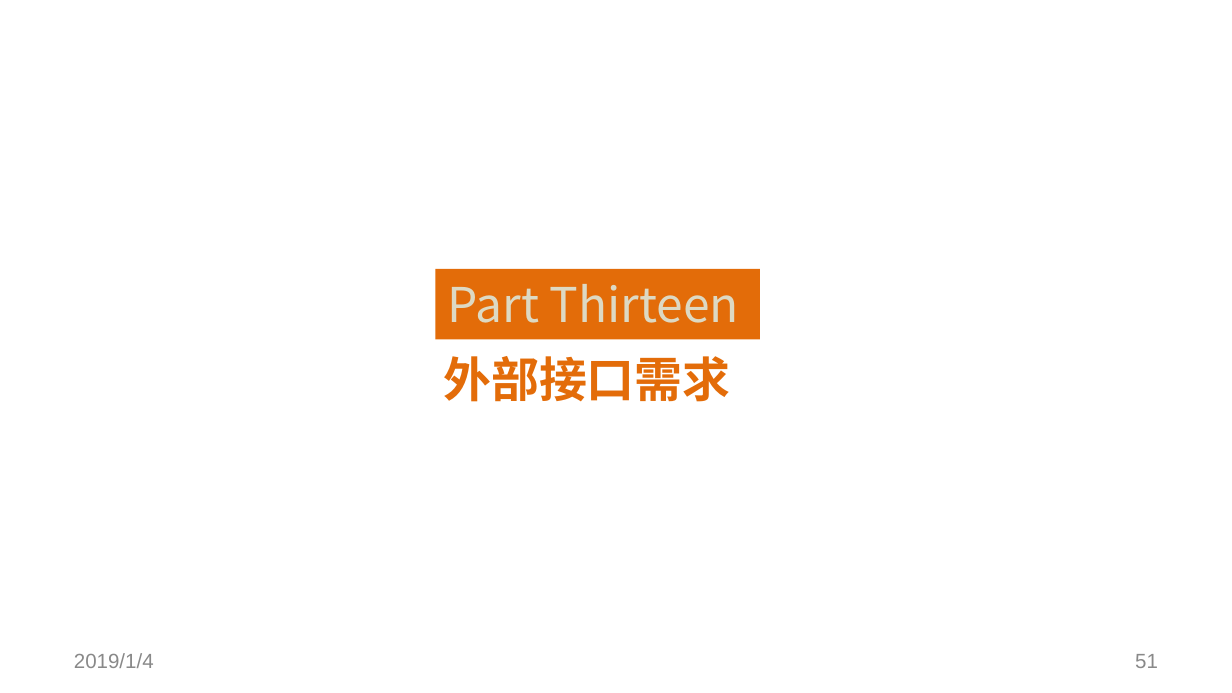
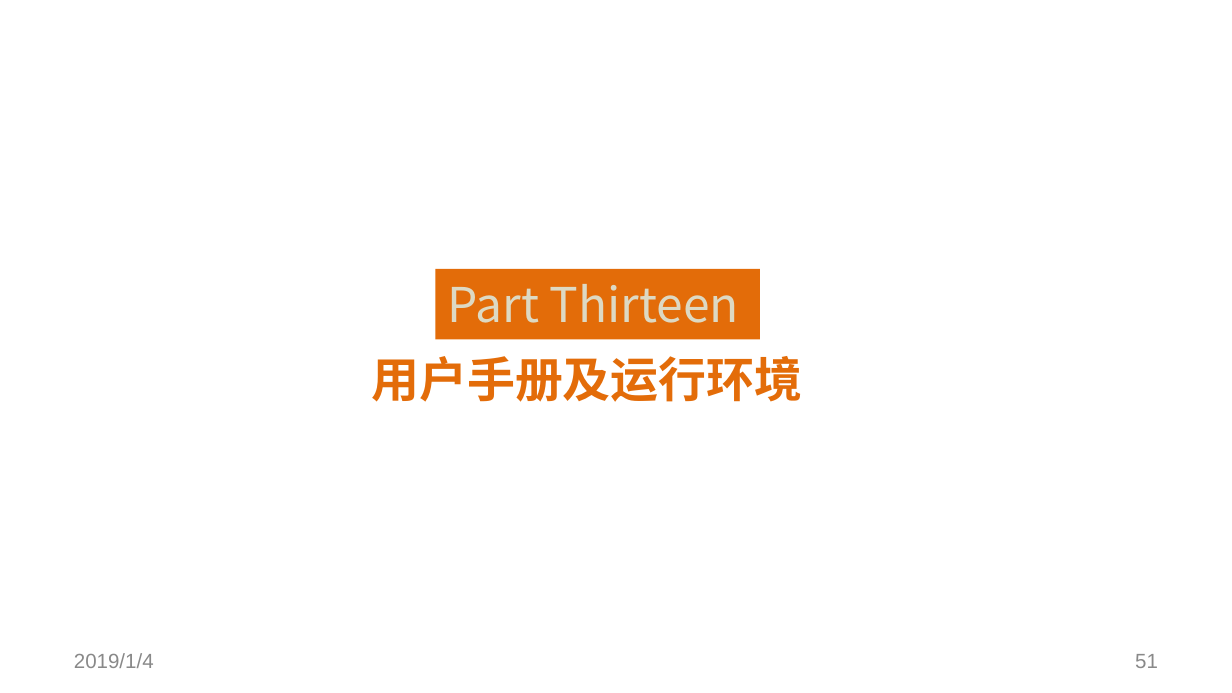
Before and after one commit to SoftwareRequirtmentsG02/Document, a slide deck: slide 51 of 案例教学系统/受控文档/分析设计/PPT/PRD2018-G02-SRS评审PPT.pptx. Drawn at 1232x693 pixels with LibreOffice and Linux fonts; fonts in the diff are those of the drawing; background and template pictures are left out. Boxes give left, top, right and bottom in pixels: in the first picture for what was removed or moved away, otherwise in the second. Text is boxed around its words. In the diff, an @@ line names an element or a change of style, - is before the commit and + after.

```diff
--- a/案例教学系统/受控文档/分析设计/PPT/PRD2018-G02-SRS评审PPT.pptx
+++ b/案例教学系统/受控文档/分析设计/PPT/PRD2018-G02-SRS评审PPT.pptx
@@ text at (x1=372, y1=356, x2=803, y2=402): text changed @@
-外部接口需求
+用户手册及运行环境
```
Also in this commit, not shown: 14 other slides changed, 1 slide added, 1 slide removed, 2 other files.
